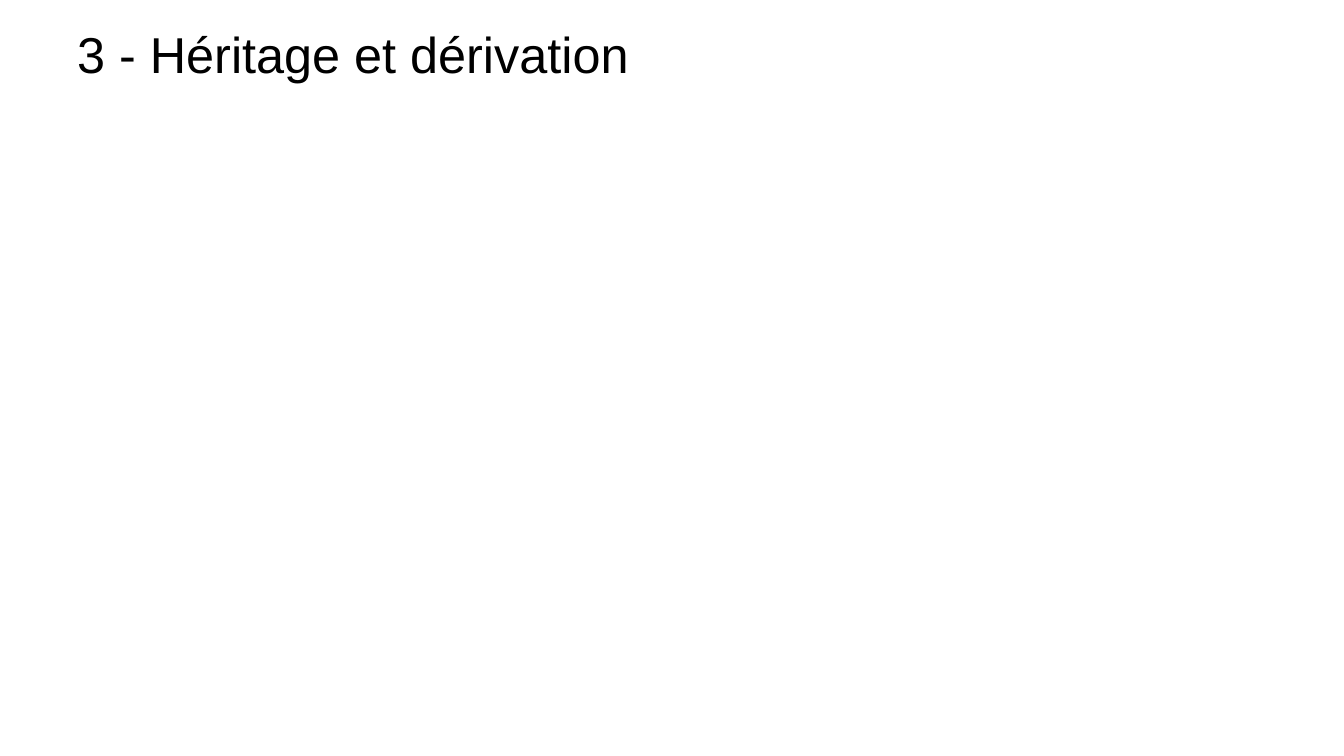
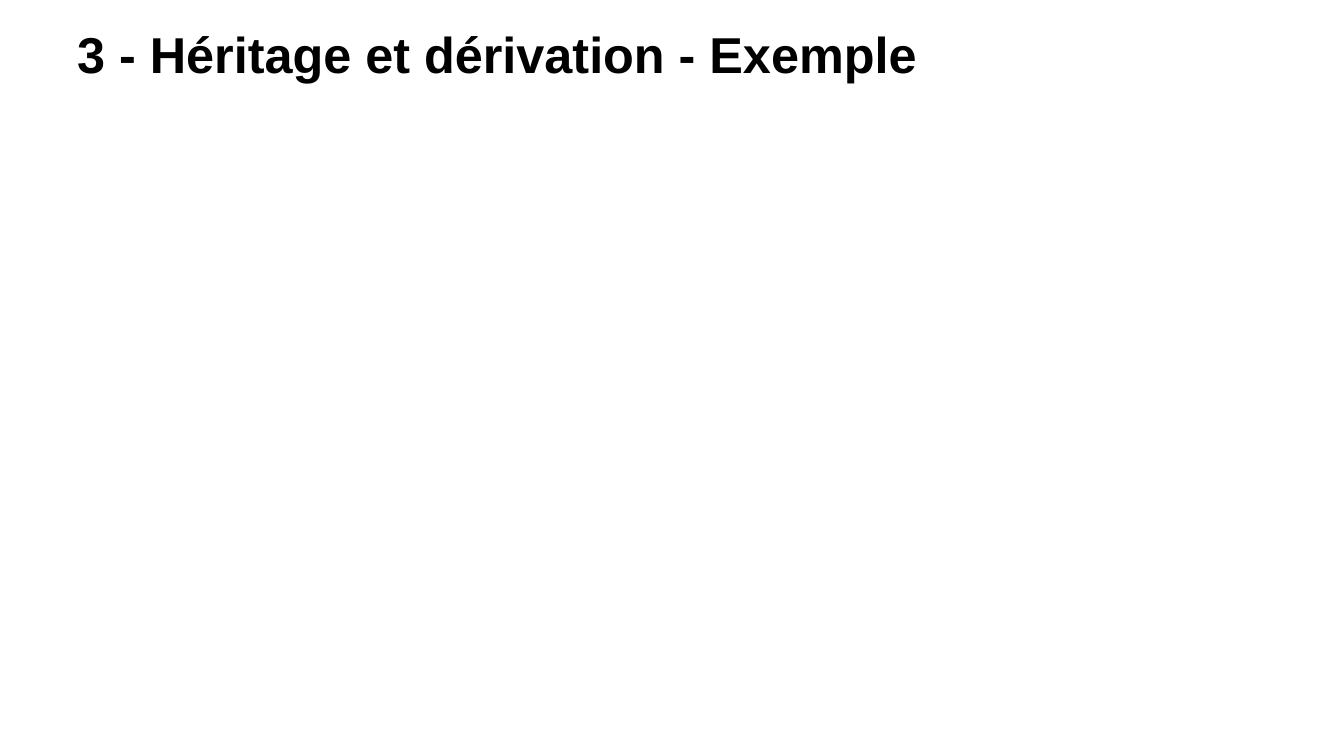
Before and after one commit to t-tortosa/cppCourses, a slide deck: slide 72 of POO.pptx (slide 66 before the commit). Drawn at 1344x756 pixels with LibreOffice and Linux fonts; fonts in the diff are those of the drawing; background and template pictures are left out. Boxes give left, top, right and bottom in pixels: in the first picture for what was removed or moved away, otherwise in the second. Text is boxed around its words. In the diff, an @@ line names an element or a change of style, - is before the commit and + after.

```diff
--- a/POO.pptx
+++ b/POO.pptx
@@ title at (x1=77, y1=36, x2=916, y2=83): text changed; bold on @@
-3 - Héritage et dérivation
+3 - Héritage et dérivation - Exemple
```
Also in this commit, not shown: 2 other slides changed, 6 slides added, 3 other files.
